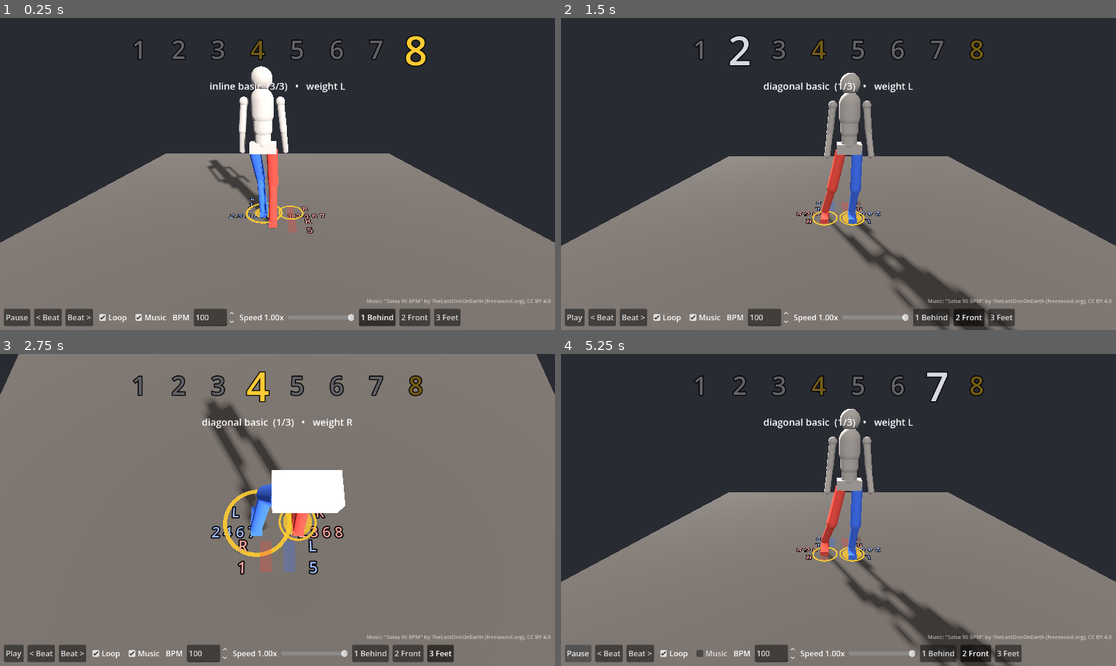
Above: before the commit, frames 1-4 (two rows, left to right).
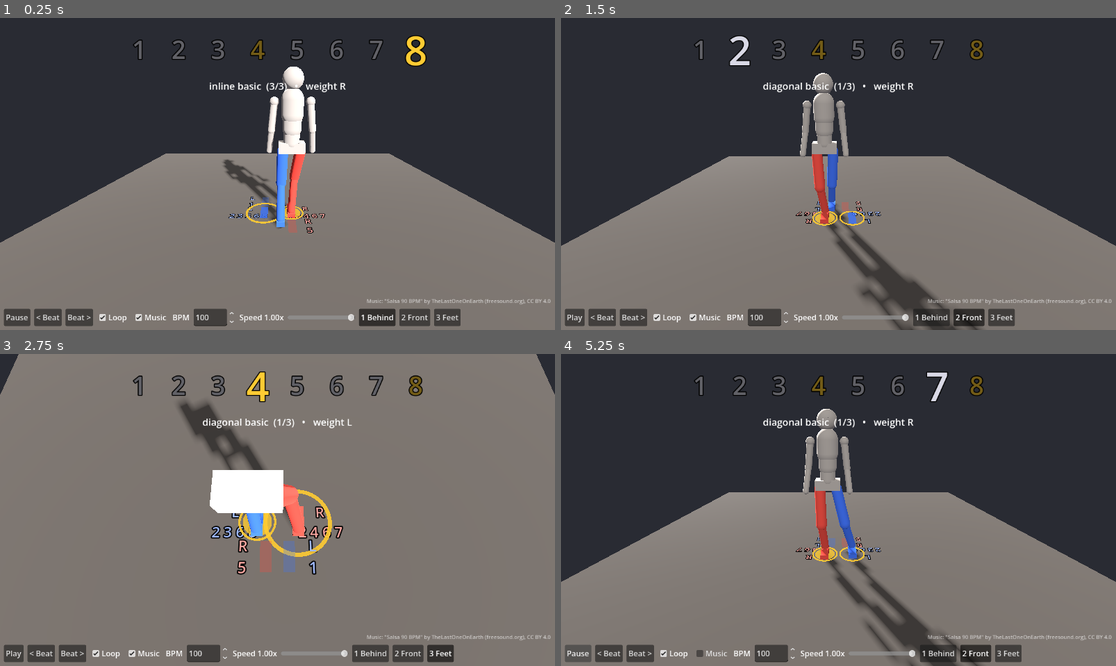
Above: after the commit, the same moments.

Repository: MarAvFe/ensenalsa
Game: Godot game, scene res://scenes/main.tscn
Same seed, same stepped clock (60 frames per second), same inputs: the game is played once before the commit and once after it.
Inputs:
- Up to frame 1 (0.25 s): no input
- Up to frame 2 (1.5 s): tap Enter at 0.5 s; hold Right 0.53-1.28 s; tap 1 at 0.6 s; tap Space at 0.77 s; hold Left from 1.28 s (still down); tap 2 at 1.35 s
- Up to frame 3 (2.75 s): tap Space at 1.52 s; release Left at 2.03 s; hold Right from 2.03 s (still down); tap 3 at 2.1 s
- Up to frame 4 (5.25 s): release Right at 2.75 s; click "Play" at 2.75 s; hold Right 3.53-4.28 s; tap M at 3.6 s; tap Space at 3.77, 4.52 s; hold Left from 4.28 s (still down); tap 1 at 4.35 s; tap 2 at 5.1 s

The runs differ from the first frame. In frame 1, 4.9% of the frame differs, in the area x 37-63%, y 15-68%; in frame 2, 6.4%, in the area x 36-82%, y 17-100%; in frame 3, 6.2%; in frame 4, 6.0%.

Commit message:
Diagonal starts with L back-step, square count timing, fix buzzing web music
- Swap diagonal counts 1-4 with 5-8 (L steps back on 1).
- Weight change always lands on the beat over a fixed window; releases
  follow in the next beat. Test asserts it.
- Web audio played as native samples reported no position, so sync
  re-seeked every frame (buzz). Use stream playback and cap seeks at 1/s.

Co-Authored-By: Claude Opus 5.5 <noreply@anthropic.com>

Diff:
--- a/data/routine.json
+++ b/data/routine.json
@@ -9,6 +9,8 @@
     "pelvis_height": 0.93,
     "pelvis_over_foot": 0.85,
     "pelvis_dip": 0.03,
+    "weight_phase": 0.4,
+    "release_phase": 0.45,
     "bpm": 100,
     "music": "res://assets/salsa_90bpm.mp3",
     "music_bpm": 90,
@@ -18,14 +20,14 @@
   "routine": ["diagonal_basic", "diagonal_basic", "inline_basic"],
   "basics": {
     "diagonal_basic": [
-      {"count": 1, "weight": "R", "L": {"target": [-0.18, 0], "action": "lift"},  "R": {"target": [-0.10, -0.30], "action": "step"}},
-      {"count": 2, "weight": "L", "L": {"target": [-0.18, 0], "action": "step"},  "R": {"target": [0.18, 0], "action": "place"}},
-      {"count": 3, "weight": "R", "L": {"target": [-0.18, 0], "action": "lift"},  "R": {"target": [0.18, 0], "action": "step"}},
-      {"count": 4, "weight": "R", "L": {"target": [-0.18, 0], "action": "tap"},   "R": {"target": [0.18, 0], "action": "hold"}},
-      {"count": 5, "weight": "L", "L": {"target": [0.10, -0.30], "action": "step"}, "R": {"target": [0.18, 0], "action": "lift"}},
-      {"count": 6, "weight": "R", "L": {"target": [-0.18, 0], "action": "place"}, "R": {"target": [0.18, 0], "action": "step"}},
-      {"count": 7, "weight": "L", "L": {"target": [-0.18, 0], "action": "step"},  "R": {"target": [0.18, 0], "action": "lift"}},
-      {"count": 8, "weight": "L", "L": {"target": [-0.18, 0], "action": "hold"},  "R": {"target": [0.18, 0], "action": "tap"}}
+      {"count": 1, "weight": "L", "L": {"target": [0.10, -0.30], "action": "step"}, "R": {"target": [0.18, 0], "action": "lift"}},
+      {"count": 2, "weight": "R", "L": {"target": [-0.18, 0], "action": "place"}, "R": {"target": [0.18, 0], "action": "step"}},
+      {"count": 3, "weight": "L", "L": {"target": [-0.18, 0], "action": "step"},  "R": {"target": [0.18, 0], "action": "lift"}},
+      {"count": 4, "weight": "L", "L": {"target": [-0.18, 0], "action": "hold"},  "R": {"target": [0.18, 0], "action": "tap"}},
+      {"count": 5, "weight": "R", "L": {"target": [-0.18, 0], "action": "lift"},  "R": {"target": [-0.10, -0.30], "action": "step"}},
+      {"count": 6, "weight": "L", "L": {"target": [-0.18, 0], "action": "step"},  "R": {"target": [0.18, 0], "action": "place"}},
+      {"count": 7, "weight": "R", "L": {"target": [-0.18, 0], "action": "lift"},  "R": {"target": [0.18, 0], "action": "step"}},
+      {"count": 8, "weight": "R", "L": {"target": [-0.18, 0], "action": "tap"},   "R": {"target": [0.18, 0], "action": "hold"}}
     ],
     "inline_basic": [
       {"count": 1, "weight": "L", "L": {"target": [-0.18, 0.30], "action": "step"},  "R": {"target": [0.18, 0], "action": "tap"}},
--- a/scripts/choreo.gd
+++ b/scripts/choreo.gd
@@ -1,7 +1,7 @@
 extends RefCounted
 ## Routine data -> per-beat foot states -> continuous pose sampling.
-## Beat i is the instant the dancer lands count states[i]; between beats i and i+1
-## the move is split into ordered segments so a foot never moves while it holds weight.
+## Beat i is the instant the dancer lands count states[i]; each move is split into ordered
+## segments so a foot never moves while it holds weight.
 
 const SIDES := ["L", "R"]
 
@@ -67,38 +67,74 @@
 	return segs
 
 
+## [up to and including the key segment, after it]. The key is the last weight change
+## (or the last move when weight stays), so it is what lands on the beat.
+static func _split(segs: Array) -> Array:
+	var k := segs.size() - 1
+	for j in segs.size():
+		if segs[j][0] == "w":
+			k = j
+	return [segs.slice(0, k + 1), segs.slice(k + 1)]
+
+
 ## Pose at time t (beats, already wrapped into [0, size())).
+## Square timing: the key event of every count lands exactly on its beat, the weight change
+## always takes the last `weight_phase` of the beat, and moves that must wait for the weight
+## to leave a foot (releases) play out in the first `release_phase` of the next beat.
 func sample(t: float) -> Dictionary:
+	var n := states.size()
 	var i := int(floor(t))
+	var s := t - i
+	var z: Dictionary = states[(i - 1 + n) % n]
 	var a: Dictionary = states[i]
-	var b: Dictionary = states[(i + 1) % states.size()]
-	var s := t - i
-	var feet: Dictionary = a.feet.duplicate()
-	var pitch := {"L": 0.0, "R": 0.0}
-	var w_r := 1.0 if a.weight == "R" else 0.0
-	var dip := 0.0
-	var segs := segments(a, b)
+	var b: Dictionary = states[(i + 1) % n]
+	var out := {"feet": a.feet.duplicate(), "pitch": {"L": 0.0, "R": 0.0},
+		"w_r": 1.0 if a.weight == "R" else 0.0, "dip": 0.0, "state": a}
+
+	var t0 := 0.0
+	var rel: Array = _split(segments(z, a))[1]
+	if not rel.is_empty():
+		t0 = p.release_phase
+		for g in rel:
+			out.feet[g[1]] = z.feet[g[1]] # not released yet at the beat
+		_play(rel, z, a, s, 0.0, t0, out)
+
+	var pre: Array = _split(segments(a, b))[0]
+	if pre.is_empty():
+		return out
+	var key: Array = pre.back()
+	if key[0] == "w":
+		var w_start := 1.0 - float(p.weight_phase)
+		_play(pre.slice(0, -1), a, b, s, t0, w_start, out)
+		_play([key], a, b, s, w_start, 1.0, out)
+	else:
+		_play(pre, a, b, s, t0, 1.0, out)
+	return out
+
+
+## Play segments (moves from state a to b) one after another inside [from, to] of the beat.
+func _play(segs: Array, a: Dictionary, b: Dictionary, s: float, from: float, to: float, out: Dictionary) -> void:
 	var total := 0.0
 	for g in segs:
 		total += 1.0 if g[0] == "m" else 0.6
-	var start := 0.0
+	var start := from
 	for g in segs:
-		var dur := (1.0 if g[0] == "m" else 0.6) / total
-		var u := clampf((s - start) / dur, 0.0, 1.0)
-		var e := smoothstep(0.0, 1.0, u)
-		var bump := sin(PI * u)
-		var side: String = g[1]
-		if g[0] == "w":
-			w_r = lerpf(w_r, 1.0 if side == "R" else 0.0, e)
-			dip = maxf(dip, p.pelvis_dip * bump)
-		else:
-			var f0: Vector3 = a.feet[side]
-			var f1: Vector3 = b.feet[side]
-			var tap: bool = b.action[side] == "tap"
-			var moved := Vector2(f0.x, f0.z).distance_to(Vector2(f1.x, f1.z)) > 0.001
-			var arc: float = p.tap_height if tap else (p.step_arc if moved else 0.0)
-			feet[side] = f0.lerp(f1, e) + Vector3(0, arc * bump, 0)
-			if tap:
-				pitch[side] = -p.tap_pitch * bump
+		var dur := (1.0 if g[0] == "m" else 0.6) / total * (to - from)
+		if s > start:
+			var u := clampf((s - start) / dur, 0.0, 1.0)
+			var e := smoothstep(0.0, 1.0, u)
+			var bump := sin(PI * u)
+			var side: String = g[1]
+			if g[0] == "w":
+				out.w_r = lerpf(out.w_r, 1.0 if side == "R" else 0.0, e)
+				out.dip = maxf(out.dip, p.pelvis_dip * bump)
+			else:
+				var f0: Vector3 = a.feet[side]
+				var f1: Vector3 = b.feet[side]
+				var tap: bool = b.action[side] == "tap"
+				var moved := Vector2(f0.x, f0.z).distance_to(Vector2(f1.x, f1.z)) > 0.001
+				var arc: float = p.tap_height if tap else (p.step_arc if moved else 0.0)
+				out.feet[side] = f0.lerp(f1, e) + Vector3(0, arc * bump, 0)
+				if tap:
+					out.pitch[side] = -p.tap_pitch * bump
 		start += dur
-	return {"feet": feet, "pitch": pitch, "w_r": w_r, "dip": dip, "state": a}
--- a/scripts/main.gd
+++ b/scripts/main.gd
@@ -23,6 +23,7 @@
 var music := AudioStreamPlayer.new()
 var music_on := true
 var stretch := AudioEffectPitchShift.new()
+var next_seek_ms := 0
 
 
 func _ready() -> void:
@@ -46,6 +47,9 @@
 	stream.bpm = ch.p.music_bpm
 	stream.beat_count = int(ch.p.music_beats) # loop on the beat grid, not the mp3's padded end
 	music.stream = stream
+	# Web defaults to browser-native samples, which report no playback position: the sync then
+	# re-seeked every frame (heard as buzzing). Engine-mixed streams report it and allow the effect.
+	music.playback_type = AudioServer.PLAYBACK_TYPE_STREAM
 	add_child(music)
 	AudioServer.add_bus_effect(0, stretch)
 	weight_disc = _flat(CylinderMesh.new(), GOLD, 0.8)
@@ -87,7 +91,9 @@
 	var heard := music.get_playback_position() + (AudioServer.get_time_since_last_mix() - AudioServer.get_output_latency()) * rate
 	var err := wrapf(heard - want, -length / 2.0, length / 2.0)
 	if absf(err) > 0.25:
-		music.seek(want) # after a jump (beat step, resume): realign the audio once
+		if Time.get_ticks_msec() >= next_seek_ms: # never seek in a tight loop
+			next_seek_ms = Time.get_ticks_msec() + 1000
+			music.seek(want) # after a jump (beat step, resume): realign the audio once
 	else:
 		t += err * ch.p.music_bpm / 60.0 * 0.05 # otherwise ease the dance clock onto the audio, no audible seeks
 
--- a/tests/test_choreo.gd
+++ b/tests/test_choreo.gd
@@ -1,7 +1,8 @@
 extends SceneTree
 ## Run: godot --headless --path . -s res://tests/test_choreo.gd
 ## Checks over the whole routine: the weight-bearing foot never slides, every IK target
-## is reachable (no knee pop), and nothing jumps between samples (no teleporting).
+## is reachable (no knee pop), nothing jumps between samples (no teleporting), and timing is
+## square: every weight change happens inside the last `weight_phase` of its beat, landing on it.
 
 func _initialize() -> void:
 	var ch = load("res://scripts/choreo.gd").new("res://data/routine.json")
@@ -33,5 +34,14 @@
 					fails += 1
 					printerr("FAIL %s jumped %.3f at t=%.3f" % [side, moved, t])
 		prev = pose
+	var n_beats: int = ch.size()
+	for i in n_beats:
+		var now: float = ch.sample(float(i)).w_r
+		var want := 1.0 if ch.states[i].weight == "R" else 0.0
+		var before: float = ch.sample(fposmod(i - ch.p.weight_phase - 0.01, n_beats)).w_r
+		var changes: bool = ch.states[i].weight != ch.states[(i - 1 + n_beats) % n_beats].weight
+		if absf(now - want) > 1e-4 or (changes and absf(before - now) < 0.99):
+			fails += 1
+			printerr("FAIL beat %d: weight not landing on the beat (before=%.2f now=%.2f)" % [i, before, now])
 	print("Choreo test (%d beats): %s" % [ch.size(), "PASS" if fails == 0 else "%d FAILS" % fails])
 	quit(fails)
Not shown, changed: README.md
